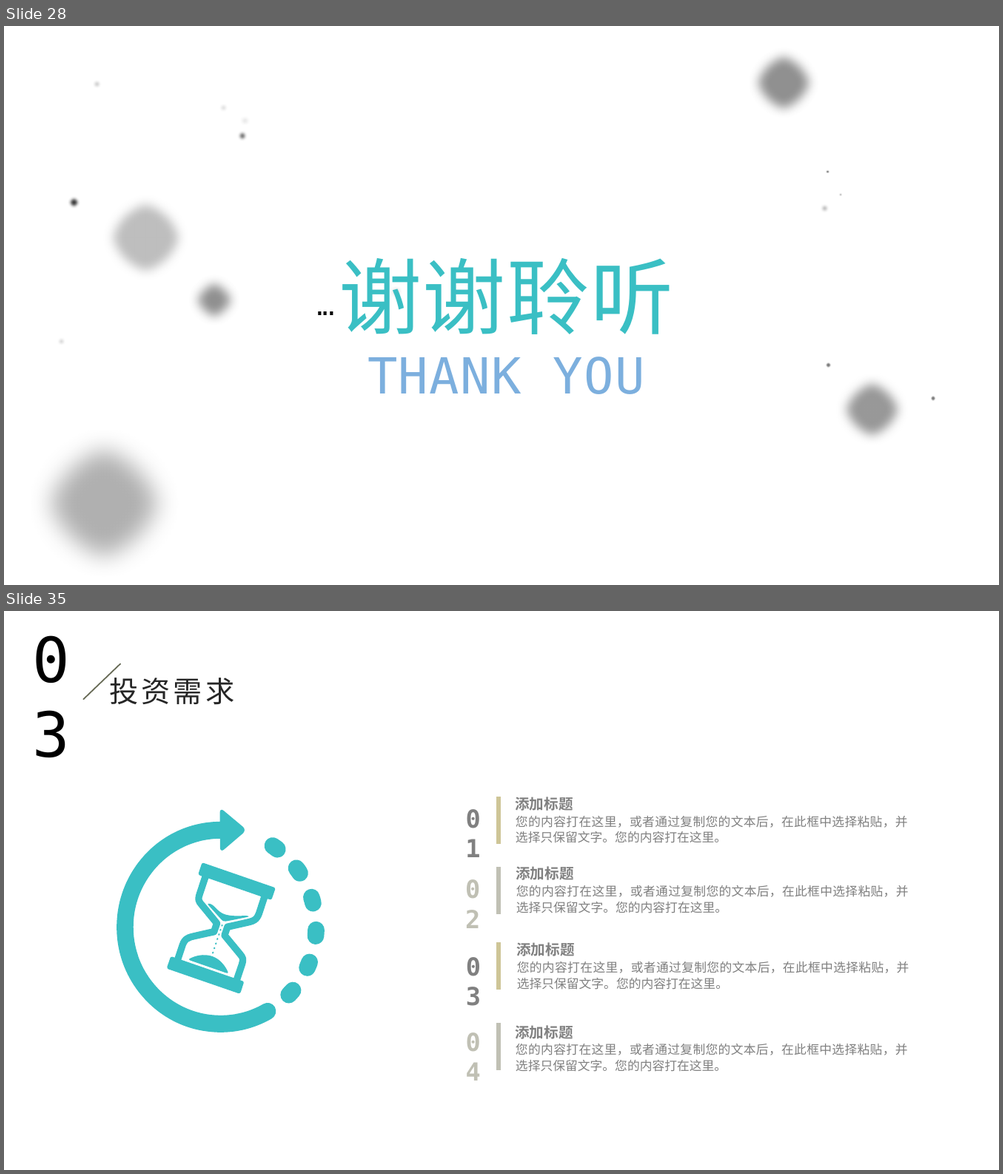
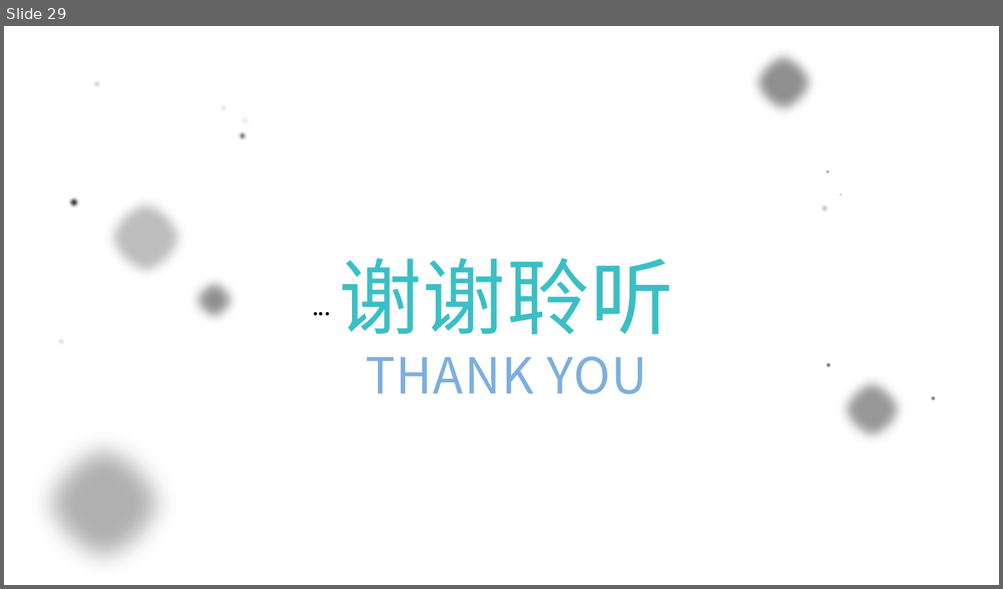
Before and after one commit to dragonyun/notebook, a slide deck: 前端发展史资料/前端编年史简介.pptx. Shown one above the other, each under a label of ours: slides 28 and 35 before the commit, slide 29 after it; the slides between them are not shown. The pictures are 1003x1174 and 1003x589 pixels, drawn with LibreOffice and Linux fonts; fonts in the diff are those of the drawing; background and template pictures are left out. Boxes give left, top, right and bottom in pixels: in the first picture for what was removed or moved away, otherwise in the second. Text is boxed around its words. In the diff, an @@ line names an element or a change of style, - is before the commit and + after.

```diff
--- a/前端发展史资料/前端编年史简介.pptx
+++ b/前端发展史资料/前端编年史简介.pptx
@@ slide 35 removed at bbox=[4, 611, 999, 1170], background picture (left out) @@
@@ text removed at bbox=[25, 616, 110, 699] @@
-03
@@ line removed from (120, 664) to (83, 699) @@
@@ text removed at bbox=[109, 672, 234, 705] @@
-投资需求
@@ group removed at bbox=[448, 797, 908, 845]: 3 texts, 1 line @@
-您的内容打在这里，或者通过复制您的文本后，在此框中选择粘贴，并选择只保留文字。您的内容打在这里。
-添加标题
-01
@@ group removed at bbox=[116, 809, 325, 1034]: 17 freeform shapes @@
@@ group removed at bbox=[447, 866, 908, 914]: 3 texts, 1 line @@
-您的内容打在这里，或者通过复制您的文本后，在此框中选择粘贴，并选择只保留文字。您的内容打在这里。
-添加标题
-02
@@ group removed at bbox=[448, 943, 909, 990]: 3 texts, 1 line @@
-您的内容打在这里，或者通过复制您的文本后，在此框中选择粘贴，并选择只保留文字。您的内容打在这里。
-添加标题
-03
@@ group removed at bbox=[448, 1023, 908, 1072]: 3 texts, 1 line @@
-您的内容打在这里，或者通过复制您的文本后，在此框中选择粘贴，并选择只保留文字。您的内容打在这里。
-添加标题
-04
@@ what was slide 28 is now slide 29 @@
@@ slide 29 changed as well @@
@@ font DejaVu Sans Mono to Noto Sans CJK JP in 4 elements at bbox=[339, 258, 674, 395], bbox=[304, 287, 333, 324], bbox=[310, 287, 338, 324], bbox=[316, 287, 345, 324] @@
```
Also in this commit, not shown: 26 other slides changed, 2 slides added, 7 other slides removed, 1 other file.
